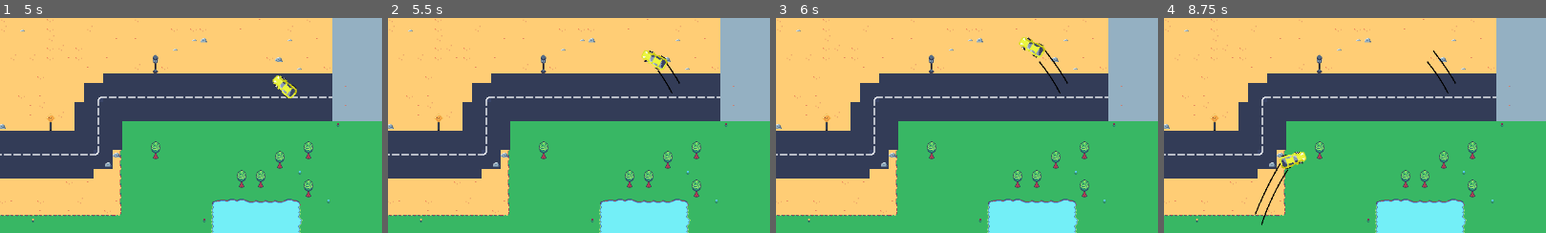
Above: before the commit, frames 1-4 (left to right).
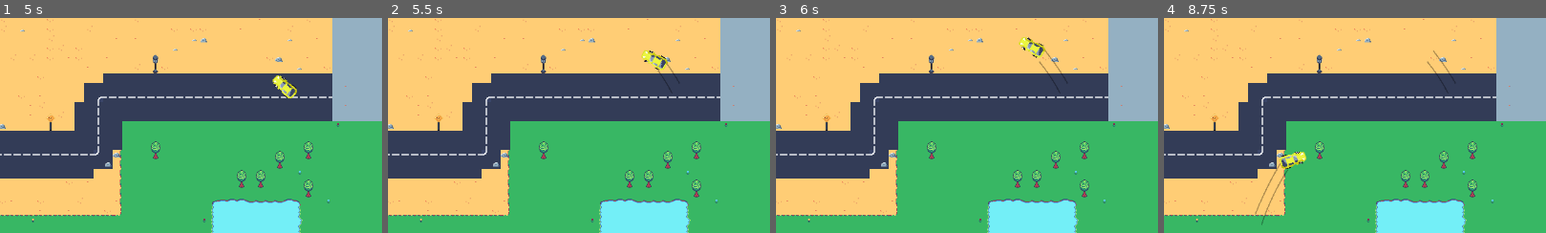
Above: after the commit, the same moments.

Repository: pgawle/driveoutnazis
Game: Godot game, scene res://drive_out_nazis.tscn
The game is run twice, just before and just after one commit, with the same random seed, the same clock (stepped at 60 frames per second) and the same inputs.
Inputs:
- Up to frame 1 (5 s): tap Enter at 0.5, 2 s; hold Right (ui_right) 0.53-1.28 s; tap Space (handbrake) at 1.25, 2.75 s; hold Space (handbrake) 1.28-2.03 s; hold Right (ui_right) 2.03-2.78 s; hold Up (ui_up) 2.78-3.53 s; hold Left (ui_left) from 3.53 s (still down)
- Up to frame 2 (5.5 s): release Left (ui_left) at 5.03 s; hold Space (handbrake) from 5.03 s (still down)
- Up to frame 3 (6 s): release Space (handbrake) at 5.78 s; hold Right (ui_right) from 5.78 s (still down)
- Up to frame 4 (8.75 s): release Right (ui_right) at 6.53 s; hold Up (ui_up) 6.53-7.28 s; hold Right (ui_right) 7.28-8.03 s; hold Space (handbrake) from 8.03 s (still down)
The pictures show only the part of the screen within x 46-96%, y 12-62%; the shares and areas given below are measured in that part.

Frame 1 is identical in both runs. In frame 2, less than 0.1% of the frame differs, in the area x 70-77%, y 20-36%; in frame 3, 0.1%; in frame 4, 0.4%, in the area x 23-77%, y 15-97%.

Commit message:
update tire marks

Diff:
--- a/Actors/DrawPlain/draw_plain.gd
+++ b/Actors/DrawPlain/draw_plain.gd
@@ -6,21 +6,19 @@
 
 @export var MARK_COLOUR := Color(0,0,0)
 @export var MARK_WIDTH := 2.0
+var POINT_SEPARATION = 10
 
 var current_line1: Line2D = null
 var current_line2: Line2D = null
 
 func start_drawing(points):
 	if(!current_line1):
-		current_line1 = Line2D.new()
+
+		current_line1 = get_new_line()
+		current_line2 = get_new_line()
+
 		add_child(current_line1)
-		current_line1.width = MARK_WIDTH
-		current_line1.default_color = MARK_COLOUR
-
-		current_line2 = Line2D.new()
 		add_child(current_line2)
-		current_line2.width = MARK_WIDTH
-		current_line2.default_color = MARK_COLOUR
 
 	if(points == null):
 		current_line1 = null
@@ -30,5 +28,20 @@
 		current_line2.add_point(points[1])
 
 
+func get_new_line() -> Line2D:
+	var curve = Curve.new()
+	# Add points to the curve (position, value, left_tangent, right_tangent)
+	curve.add_point(Vector2(0, 0.1))  # Start of line, normal width
+	curve.add_point(Vector2(0.2, 1))  # Middle of line, double width
+
+	var new_line = Line2D.new()
+	new_line.antialiased = true
+	new_line.width = MARK_WIDTH
+	new_line.default_color = MARK_COLOUR
+	#new_line.width_curve = curve
+
+	return new_line
+
+
 func _on_player_car_draw_mark(point) -> void:
 	start_drawing(point)
--- a/Actors/PlayerCar/PlayerCar.tscn
+++ b/Actors/PlayerCar/PlayerCar.tscn
@@ -53,7 +53,6 @@
 rotation = 1.5708
 stream = ExtResource("2_o7wo8")
 pitch_scale = 1.19
-autoplay = true
 
 [node name="IdleAnimTimer" type="Timer" parent="."]
 unique_name_in_owner = true
--- a/Actors/PlayerCar/player_car.gd
+++ b/Actors/PlayerCar/player_car.gd
@@ -173,21 +173,21 @@
 	return acceleration
 
 func apply_screen_wrap():
-	var wrap = false
+	var is_wrap = false
 	if position.x > screen_size.x:
-		wrap = true
+		is_wrap = true
 		position.x = 0
 	if position.x < 0:
-		wrap = true
+		is_wrap = true
 		position.x = screen_size.x
 	if position.y > screen_size.y:
-		wrap = true
+		is_wrap = true
 		position.y = 0
 	if position.y < 0:
-		wrap = true
+		is_wrap = true
 		position.y = screen_size.y
 
-	if(wrap == true):
+	if(is_wrap == true):
 		draw_mark.emit(null)
 
 
--- a/drive_out_nazis.tscn
+++ b/drive_out_nazis.tscn
@@ -631,6 +631,8 @@
 tile_set = SubResource("TileSet_5mlda")
 
 [node name="DrawPlain" type="Node2D" parent="."]
+modulate = Color(1, 1, 1, 0.313726)
+self_modulate = Color(1, 1, 1, 0.313726)
 position = Vector2(0, 2)
 script = ExtResource("1_tt8e5")
 
